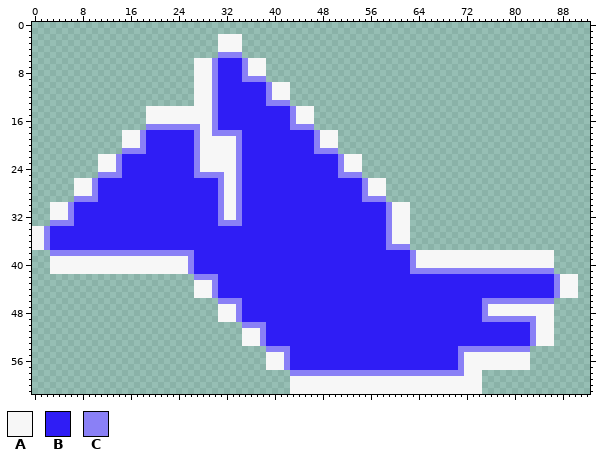
Two states of a sprite sheet, Assets/Bird/Bird2.png. The picture above was drawn from the file before the commit.
The file is 93x62 pixels.
Palette (. is transparent): A #f7f7f7  B #2f1df5  C #8a80f6
Pixels before, first column x 0:
 2 ...............................AAAA........................................................
 3 ...............................AAAA........................................................
 4 ...............................AAAA........................................................
 5 ...............................CCCC........................................................
 6 ...........................AAACBBBBCAAA....................................................
 7 ...........................AAACBBBBCAAA....................................................
 8 ...........................AAACBBBBCAAA....................................................
 9 ...........................AAACBBBBCCCC....................................................
10 ...........................AAACBBBBBBBBCAAA................................................
11 ...........................AAACBBBBBBBBCAAA................................................
12 ...........................AAACBBBBBBBBCAAA................................................
13 ...........................AAACBBBBBBBBCCCC................................................
14 ...................AAAAAAAAAAACBBBBBBBBBBBBCAAA............................................
15 ...................AAAAAAAAAAACBBBBBBBBBBBBCAAA............................................
16 ...................AAAAAAAAAAACBBBBBBBBBBBBCAAA............................................
17 ...................CCCCCCCCCAACBBBBBBBBBBBBCCCC............................................
18 ...............AAACBBBBBBBBCAACCCCCBBBBBBBBBBBBCAAA........................................
19 ...............AAACBBBBBBBBCAAAAAACBBBBBBBBBBBBCAAA........................................
20 ...............AAACBBBBBBBBCAAAAAACBBBBBBBBBBBBCAAA........................................
21 ...............CCCCBBBBBBBBCAAAAAACBBBBBBBBBBBBCCCC........................................
22 ...........AAACBBBBBBBBBBBBCAAAAAACBBBBBBBBBBBBBBBBCAAA....................................
23 ...........AAACBBBBBBBBBBBBCAAAAAACBBBBBBBBBBBBBBBBCAAA....................................
24 ...........AAACBBBBBBBBBBBBCAAAAAACBBBBBBBBBBBBBBBBCAAA....................................
25 ...........CCCCBBBBBBBBBBBBCCCCCAACBBBBBBBBBBBBBBBBCCCC....................................
26 .......AAACBBBBBBBBBBBBBBBBBBBBCAACBBBBBBBBBBBBBBBBBBBBCAAA................................
27 .......AAACBBBBBBBBBBBBBBBBBBBBCAACBBBBBBBBBBBBBBBBBBBBCAAA................................
28 .......AAACBBBBBBBBBBBBBBBBBBBBCAACBBBBBBBBBBBBBBBBBBBBCAAA................................
29 .......CCCCBBBBBBBBBBBBBBBBBBBBCAACBBBBBBBBBBBBBBBBBBBBCCCC................................
30 ...AAACBBBBBBBBBBBBBBBBBBBBBBBBCAACBBBBBBBBBBBBBBBBBBBBBBBBCAAA............................
31 ...AAACBBBBBBBBBBBBBBBBBBBBBBBBCAACBBBBBBBBBBBBBBBBBBBBBBBBCAAA............................
32 ...AAACBBBBBBBBBBBBBBBBBBBBBBBBCAACBBBBBBBBBBBBBBBBBBBBBBBBCAAA............................
33 ...CCCCBBBBBBBBBBBBBBBBBBBBBBBBCCCCBBBBBBBBBBBBBBBBBBBBBBBBCAAA............................
34 AACBBBBBBBBBBBBBBBBBBBBBBBBBBBBBBBBBBBBBBBBBBBBBBBBBBBBBBBBCAAA............................
35 AACBBBBBBBBBBBBBBBBBBBBBBBBBBBBBBBBBBBBBBBBBBBBBBBBBBBBBBBBCAAA............................
36 AACBBBBBBBBBBBBBBBBBBBBBBBBBBBBBBBBBBBBBBBBBBBBBBBBBBBBBBBBCAAA............................
37 AACBBBBBBBBBBBBBBBBBBBBBBBBBBBBBBBBBBBBBBBBBBBBBBBBBBBBBBBBCCCC............................
38 ...CCCCCCCCCCCCCCCCCCCCCCCCBBBBBBBBBBBBBBBBBBBBBBBBBBBBBBBBBBBBCAAAAAAAAAAAAAAAAAAAAAAA....
39 ...AAAAAAAAAAAAAAAAAAAAAAACBBBBBBBBBBBBBBBBBBBBBBBBBBBBBBBBBBBBCAAAAAAAAAAAAAAAAAAAAAAA....
40 ...AAAAAAAAAAAAAAAAAAAAAAACBBBBBBBBBBBBBBBBBBBBBBBBBBBBBBBBBBBBCAAAAAAAAAAAAAAAAAAAAAAA....
41 ...AAAAAAAAAAAAAAAAAAAAAAACBBBBBBBBBBBBBBBBBBBBBBBBBBBBBBBBBBBBCCCCCCCCCCCCCCCCCCCCCCCC....
42 ...........................CCCCBBBBBBBBBBBBBBBBBBBBBBBBBBBBBBBBBBBBBBBBBBBBBBBBBBBBBBBBCAAA
43 ...........................AAACBBBBBBBBBBBBBBBBBBBBBBBBBBBBBBBBBBBBBBBBBBBBBBBBBBBBBBBBCAAA
44 ...........................AAACBBBBBBBBBBBBBBBBBBBBBBBBBBBBBBBBBBBBBBBBBBBBBBBBBBBBBBBBCAAA
45 ...........................AAACBBBBBBBBBBBBBBBBBBBBBBBBBBBBBBBBBBBBBBBBBBBBBBBBBBBBBBBBCAAA
46 ...............................CCCCBBBBBBBBBBBBBBBBBBBBBBBBBBBBBBBBBBBBBBBBCCCCCCCCCCCC....
47 ...............................AAACBBBBBBBBBBBBBBBBBBBBBBBBBBBBBBBBBBBBBBBBCAAAAAAAAAAA....
48 ...............................AAACBBBBBBBBBBBBBBBBBBBBBBBBBBBBBBBBBBBBBBBBCAAAAAAAAAAA....
49 ...............................AAACBBBBBBBBBBBBBBBBBBBBBBBBBBBBBBBBBBBBBBBBCCCCCCCCCAAA....
50 ...................................CCCCBBBBBBBBBBBBBBBBBBBBBBBBBBBBBBBBBBBBBBBBBBBBCAAA....
51 ...................................AAACBBBBBBBBBBBBBBBBBBBBBBBBBBBBBBBBBBBBBBBBBBBBCAAA....
52 ...................................AAACBBBBBBBBBBBBBBBBBBBBBBBBBBBBBBBBBBBBBBBBBBBBCAAA....
53 ...................................AAACBBBBBBBBBBBBBBBBBBBBBBBBBBBBBBBBBBBBBBBBBBBBCAAA....
54 .......................................CCCCBBBBBBBBBBBBBBBBBBBBBBBBBBBBCCCCCCCCCCCC........
55 .......................................AAACBBBBBBBBBBBBBBBBBBBBBBBBBBBBCAAAAAAAAAAA........
56 .......................................AAACBBBBBBBBBBBBBBBBBBBBBBBBBBBBCAAAAAAAAAAA........
57 .......................................AAACBBBBBBBBBBBBBBBBBBBBBBBBBBBBCAAAAAAAAAAA........
58 ...........................................CCCCCCCCCCCCCCCCCCCCCCCCCCCCCAAA................
59 ...........................................AAAAAAAAAAAAAAAAAAAAAAAAAAAAAAAA................
60 ...........................................AAAAAAAAAAAAAAAAAAAAAAAAAAAAAAAA................
61 ...........................................AAAAAAAAAAAAAAAAAAAAAAAAAAAAAAAA................
Once edited:
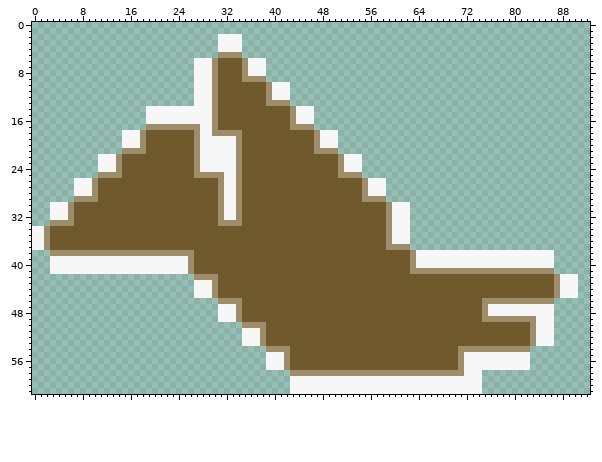
Edits made:
colour B: #2f1df5 -> #6f582b
colour C: #8a80f6 -> #9e8d6b
